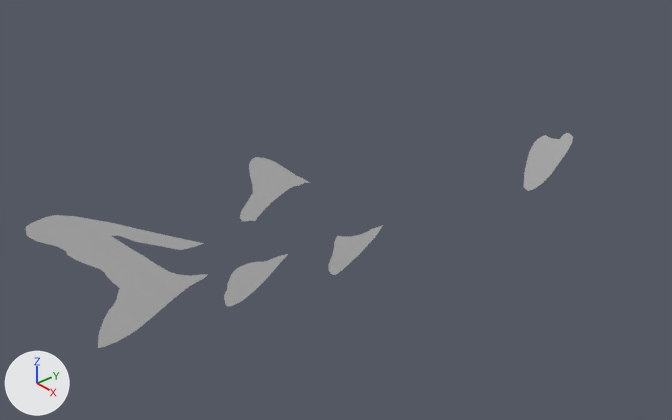
Two versions of the Blender file sturgeon.blend, one commit apart.
Camera for both pictures: a 50 mm lens placed at (7.16, -7.52, 5.05), pointed at (-0.59, -0.88, -0.42). Arrows for +X, +Y and +Z are at lower left; the lights stay in place.

Objects in the first picture: 'Sturgeon'.
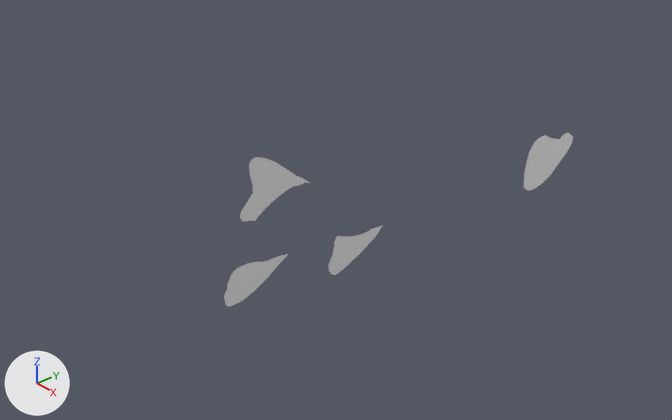
Commit message: deleted whiskers for now

Pixel boxes [x1, y1, x2, y2] of what changed, in the pictures (672 x 420 px):
'Sturgeon', reshaped (36% narrower, 19% shorter)
    before: [26, 133, 573, 348]
    after: [224, 133, 573, 306]
part 1 of me_cube_002, deleted
    before: [26, 215, 208, 348]

The change, as a diff of the scene's bpy script:
```diff
--- a/sturgeon.blend.py
+++ b/sturgeon.blend.py
@@ me_cube_002 @@
 # used by ob_sturgeon; location = (-0.12, 0.0, 0.0); scale = (0.0000803, 1.0, 1.0)
-me_cube_002.from_pydata(...)  # 356 vertices, 5 faces, 179 loose edges; spans x -1.0, y -4.92..4.92, z -1.06..1.03
+me_cube_002.from_pydata(...)  # 265 vertices, 4 faces, 147 loose edges; spans x -1.0, y -2.95..4.92, z -1.06..0.92
+# me_cube_002 part 1
+# 61 vertices are removed from x -1.0, y -4.92..-3.08, z -0.59..1.03
+# 1 face is deleted
+# 2 loose edges are deleted
```
